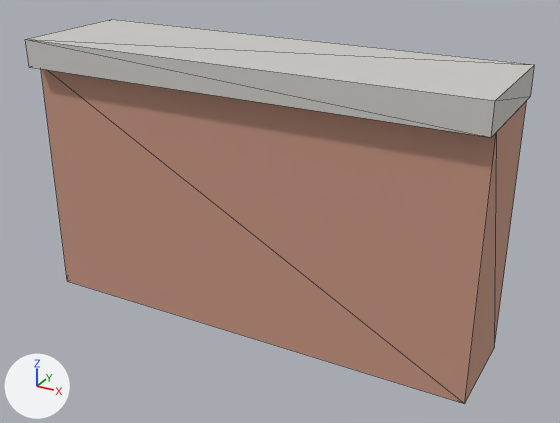
The glTF model modules/assets/internal/models/boundary/boundary.brick_wall.h600.glb, before and after one commit.
One viewpoint serves both versions: a camera (50 mm lens) standing at (0.774, -1.334, 0.928) and looking at (0.039, 0.002, 0.26). Every picture has the same lights, and +X, +Y and +Z are marked at lower left. The picture after the commit comes second. Mesh edges are drawn as thin lines.

Names of what the first picture shows: 'main__brick', 'main__concrete'.
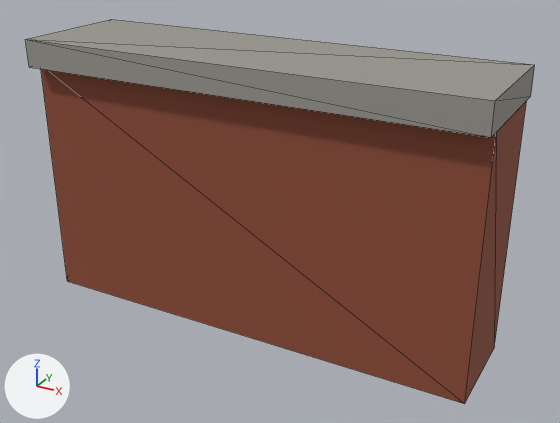
What the commit changed:
Material 'brick' (mat_brick) changes colour from beige #c59581 to brown #8f4c38; in linear values from (0.56, 0.3, 0.22) to (0.274, 0.0732, 0.0397).
Material 'concrete' (mat_concrete) changes colour from light grey #cbcac5 to grey #99968f; in linear values from (0.6, 0.59, 0.56) to (0.319, 0.307, 0.274).

Changed parts and their boxes (x1, y1, x2, y2) in the pictures (560 x 423 px):
'main__brick', recoloured (beige to brown)
    both: (41, 69, 526, 404)
'main__concrete', recoloured (light grey to grey)
    both: (25, 19, 535, 137)
